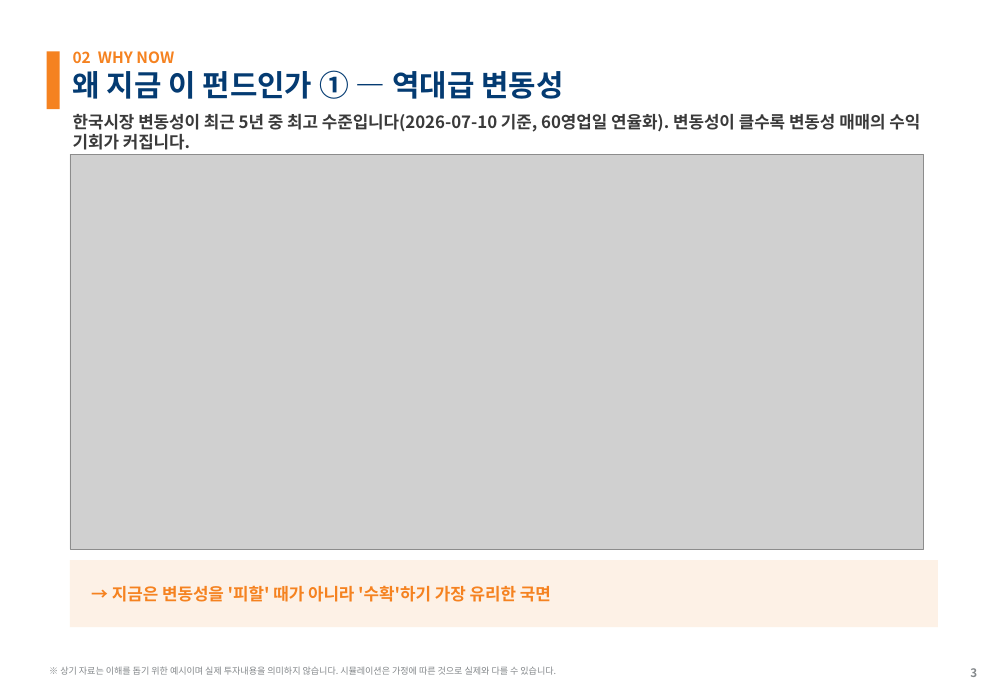
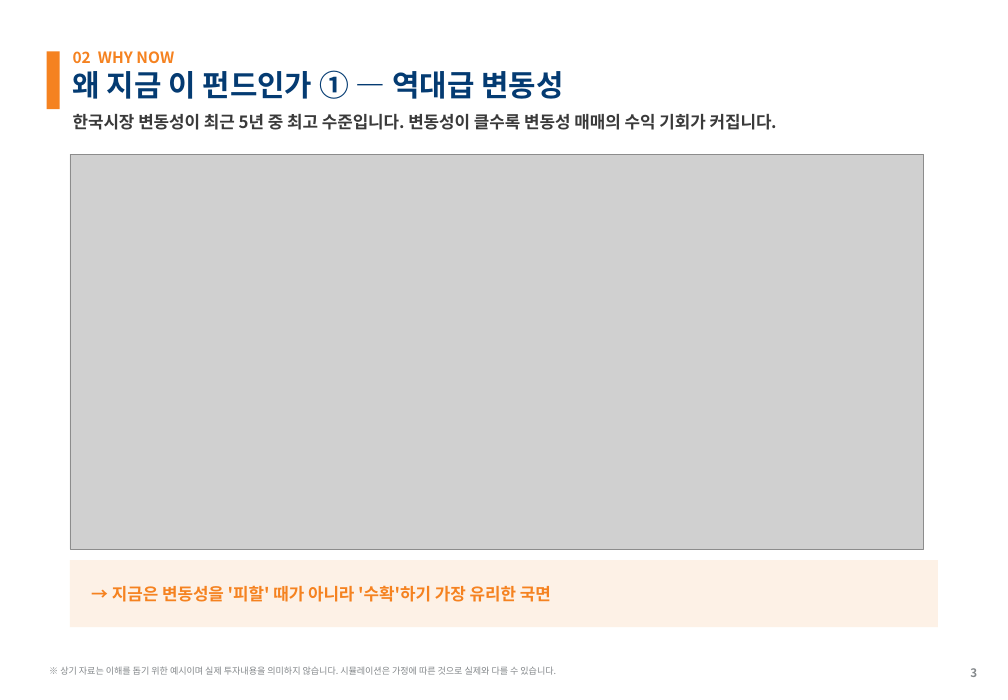
Before and after one commit to gamer383-bit/Volatility-Fund, a slide deck: slide 3 of 제안서/변동성하베스트펀드_KOSPI200_초안.pptx. Drawn at 1008x700 pixels with LibreOffice and Linux fonts; fonts in the diff are those of the drawing; grey boxes stand for pictures. Boxes give left, top, right and bottom in pixels: in the first picture for what was removed or moved away, otherwise in the second. Text is boxed around its words. In the diff, an @@ line names an element or a change of style, - is before the commit and + after.

```diff
--- a/제안서/변동성하베스트펀드_KOSPI200_초안.pptx
+++ b/제안서/변동성하베스트펀드_KOSPI200_초안.pptx
@@ text at [73, 114, 777, 130]: text changed @@
-한국시장 변동성이 최근 5년 중 최고 수준입니다(2026-07-10 기준, 60영업일 연율화). 변동성이 클수록 변동성 매매의 수익 기회가 커집니다.
+한국시장 변동성이 최근 5년 중 최고 수준입니다. 변동성이 클수록 변동성 매매의 수익 기회가 커집니다.
```
Also in this commit, not shown: 2 other slides changed, 4 other files.
